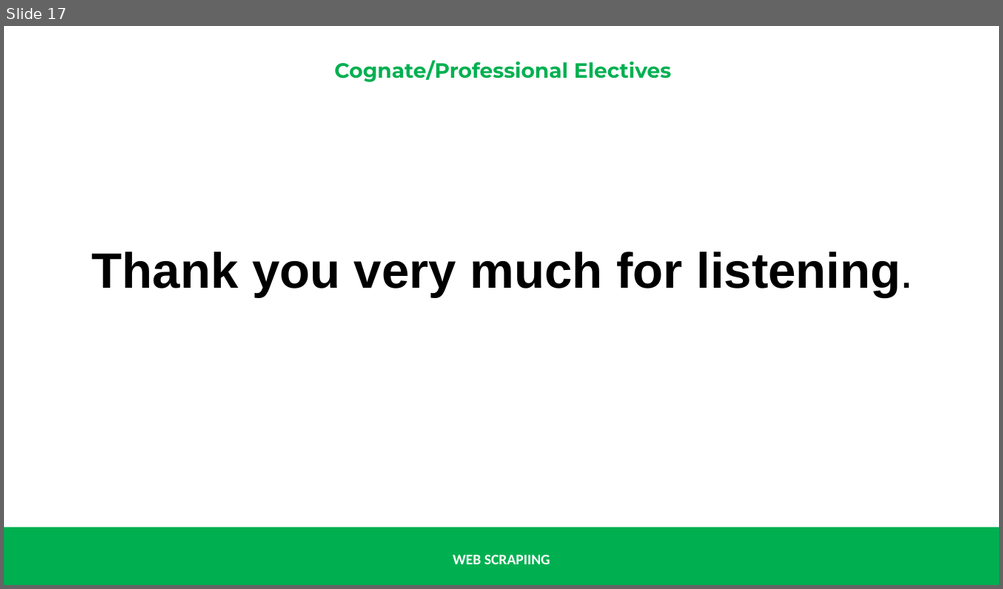
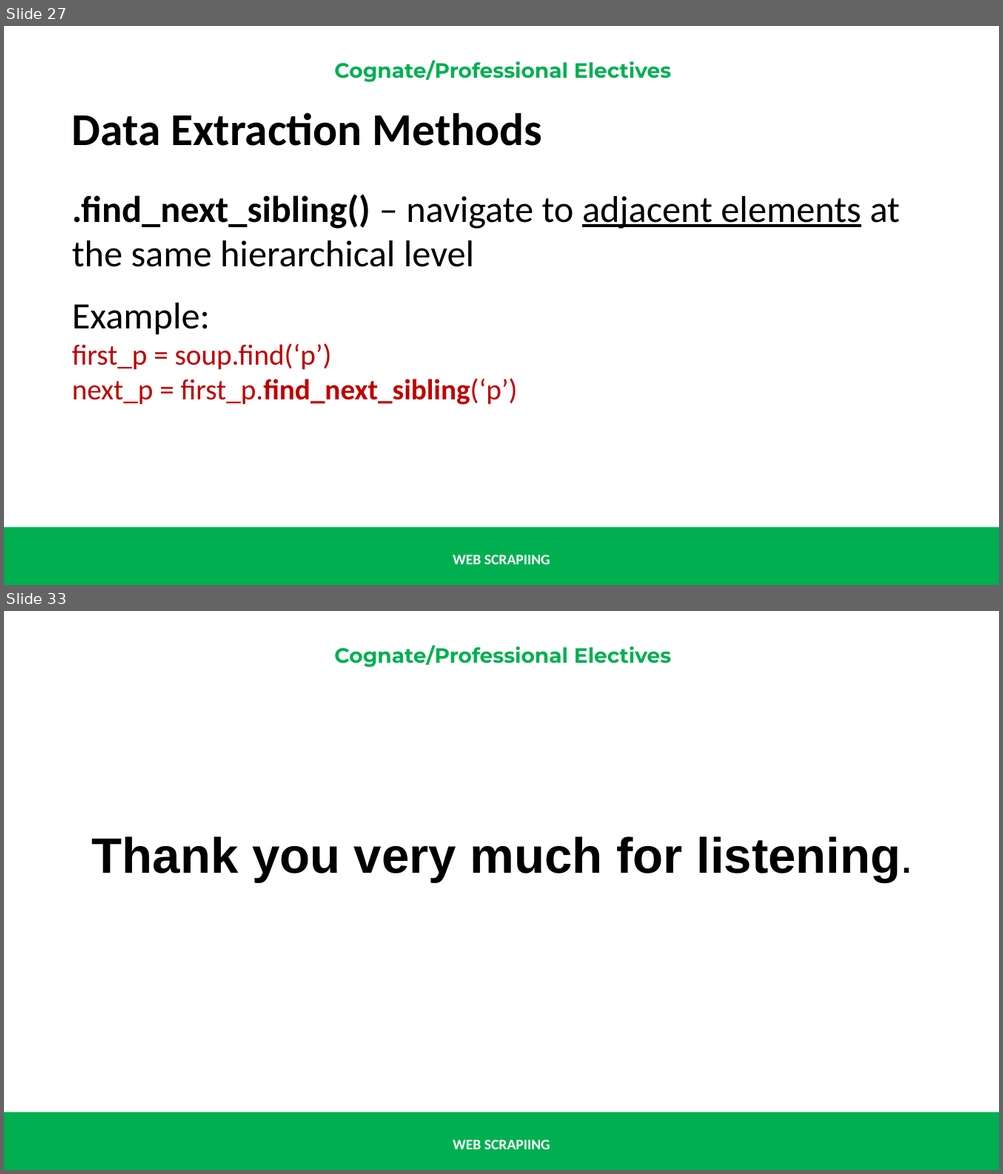
Before and after one commit to renatomaaliw3/public_files, a slide deck: CPE Electives (1 - 3)/01. Lectures Notebook/00. Presentations & Text Books/01. Electives 1 to 3/06.5 Web Scraping.pptx. Shown one above the other, each under a label of ours: slide 17 before the commit, slides 27 and 33 after it; the slides between them are not shown. The pictures are 1003x589 and 1003x1174 pixels, drawn with LibreOffice and Linux fonts; fonts in the diff are those of the drawing. Boxes give left, top, right and bottom in pixels: in the first picture for what was removed or moved away, otherwise in the second. Text is boxed around its words. In the diff, an @@ line names an element or a change of style, - is before the commit and + after.

```diff
--- a/CPE Electives (1 - 3)/01. Lectures Notebook/00. Presentations & Text Books/01. Electives 1 to 3/06.5 Web Scraping.pptx
+++ b/CPE Electives (1 - 3)/01. Lectures Notebook/00. Presentations & Text Books/01. Electives 1 to 3/06.5 Web Scraping.pptx
@@ slide 27 added at (x1=4, y1=26, x2=999, y2=585), background #FFFFFF; not listed: 3 template elements that a slide beside it also shows @@
@@ text added at (x1=72, y1=113, x2=899, y2=405), 36 pt, text #000000 @@
+Data Extraction Methods
+.find_next_sibling() – navigate to adjacent elements at the same hierarchical level
+Example:
+first_p = soup.find(‘p’)
+next_p = first_p.find_next_sibling(‘p’)
@@ what was slide 17 is now slide 33 @@
```
Also in this commit, not shown: 1 slide changed, 16 other slides added, 1 slide removed.
